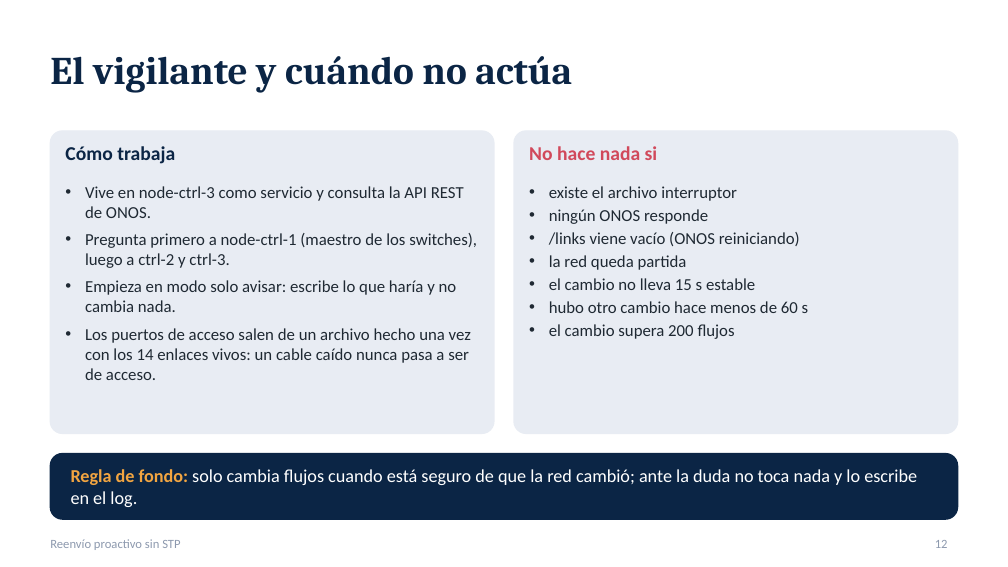
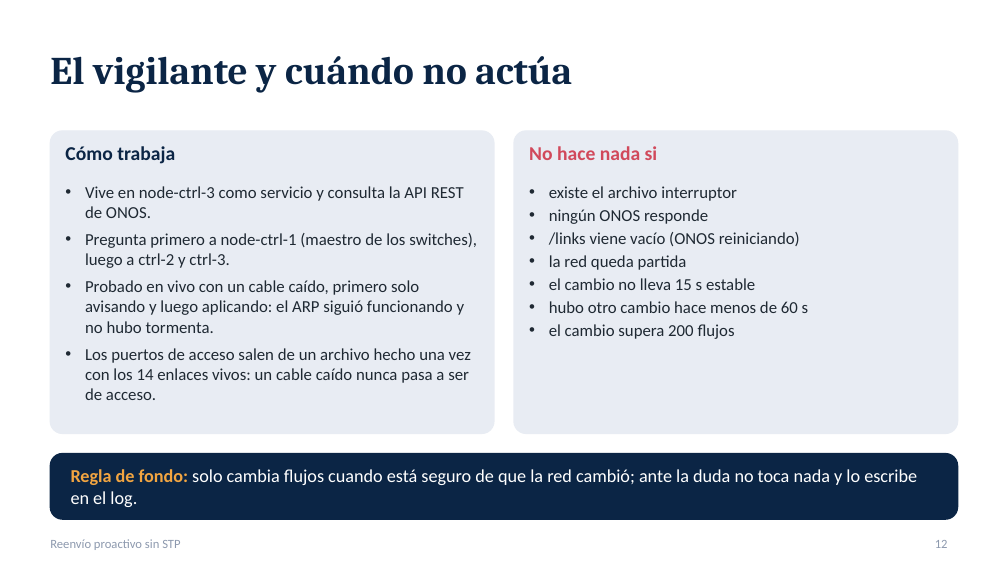
Before and after one commit to SergioAnderson123/proyecto-sdn, a slide deck: slide 12 of docs/Reenvio_proactivo_sin_STP.pptx. Drawn at 1008x567 pixels with LibreOffice and Linux fonts; fonts in the diff are those of the drawing. Boxes give left, top, right and bottom in pixels: in the first picture for what was removed or moved away, otherwise in the second. Text is boxed around its words. In the diff, an @@ line names an element or a change of style, - is before the commit and + after.

Commit message:
docs: presentacion con el resultado en vivo del vigilante (cable caido: aplica en 16 s, ARP sigue funcionando, contraste con ONOS coincide)

```diff
--- a/docs/Reenvio_proactivo_sin_STP.pptx
+++ b/docs/Reenvio_proactivo_sin_STP.pptx
@@ text at [85,280,465,333]: text changed @@
-• Empieza en modo solo avisar: escribe lo que haría y no cambia nada.
+• Probado en vivo con un cable caído, primero solo avisando y luego aplicando: el ARP siguió funcionando y no hubo tormenta.
```
Also in this commit, not shown: 4 other slides changed.
